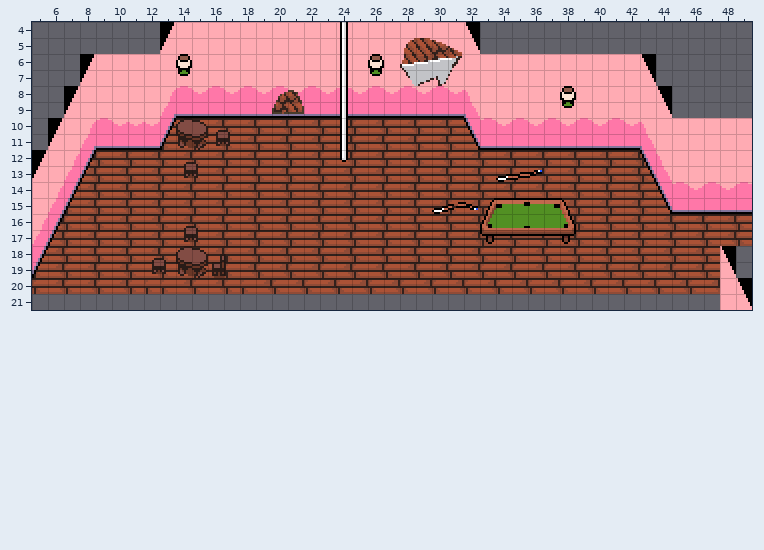
One commit to this Tiled map: assets/maps/s1s5.tmx. Above: the version before the commit.
Cells are 8x8 px. Shown: x 5..49, y 4..21. Tiles whose own drawing changed are shown in their newer look in all pictures.
The same view after the edit:
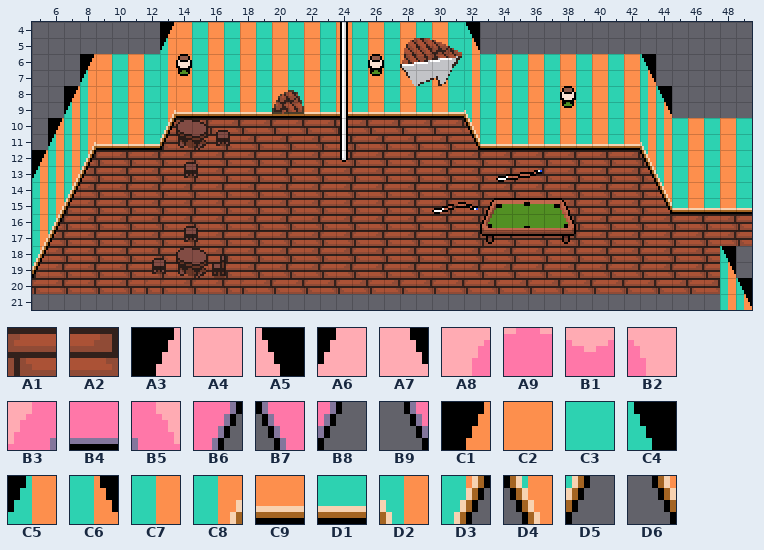
Key: from "tileset": A1 134, A2 135, A3 266, A4 267, A5 269, A6 298, A7 301, A8 394, A9 395, B1 396, B2 397, B3 426, B4 427, B5 429, B6 458, B7 461, B8 490, B9 493, C1 514, C2 515, C3 516, C4 517, C5 546, C6 549, C7 578, C8 674, C9 675, D1 676, D2 677, D3 706, D4 709, D5 738, D6 741.
__ is an empty cell, .. an unchanged one.
Difference:
--- layer "Background"
@@ x 9..49 @@
- 4 .. .. .. .. .. A4 A4 A4 A4 A4 A4 A4 A4 A4 A4 A4 A4 A4 A4 A4 A4 A4 A4 .. .. .. .. .. .. .. .. .. .. .. .. .. .. .. .. .. ..
- 5 .. .. .. .. .. A4 A4 A4 A4 A4 A4 A4 A4 A4 A4 A4 A4 A4 A4 A4 A4 A4 A4 .. .. .. .. .. .. .. .. .. .. .. .. .. .. .. .. .. ..
- 6 A4 A4 A4 A4 .. A4 A4 A4 A4 A4 A4 A4 A4 A4 A4 A4 A4 A4 A4 A4 .. .. A4 .. A4 A4 A4 A4 A4 A4 A4 A4 A4 A4 .. .. .. .. .. .. ..
- 7 A4 A4 A4 A4 .. A4 A4 A4 A4 A4 A4 A4 A4 A4 A4 A4 A4 A4 A4 A4 A4 A4 A4 .. A4 A4 A4 A4 A4 A4 A4 A4 A4 A4 .. .. .. .. .. .. ..
- 8 A4 A4 A4 A4 .. A9 B1 A9 B1 A9 B1 A9 B1 A9 B1 A9 B1 A9 B1 A9 B1 A9 B1 .. A4 A4 A4 A4 A4 A4 A4 A4 A4 A4 .. .. .. .. .. .. ..
- 9 A4 A4 A4 A4 .. B4 B4 B4 B4 B4 B4 B4 B4 B4 B4 B4 B4 B4 B4 B4 B4 B4 B4 .. A4 A4 A4 A4 A4 A4 A4 A4 A4 A4 .. .. .. .. .. .. ..
-10 A9 B1 B1 B1 .. A2 A1 A2 A1 A2 A1 A2 A1 A2 A1 A2 A1 A2 A1 A2 A1 A2 A1 .. A9 B1 A9 B1 A9 B1 A9 B1 A9 B1 .. .. A4 A4 A4 A4 A4
-11 B4 B4 B4 B4 .. .. .. .. .. .. .. .. .. .. .. .. .. .. .. .. .. .. .. .. B4 B4 B4 B4 B4 B4 B4 B4 B4 B4 .. .. A4 A4 A4 A4 A4
-12 .. .. .. .. .. .. .. .. .. .. .. .. .. .. .. .. .. .. .. .. .. .. .. .. .. .. .. .. .. .. .. .. .. .. .. .. A4 A4 A4 A4 A4
-13 .. .. .. .. .. .. .. .. .. .. .. .. .. .. .. .. .. .. .. .. .. .. .. .. .. .. .. .. .. .. .. .. .. .. .. .. A4 A4 A4 A4 A4
-14 .. .. .. .. .. .. .. .. .. .. .. .. .. .. .. .. .. .. .. .. .. .. .. .. .. .. .. .. .. .. .. .. .. .. .. .. A9 B1 A9 B1 A9
-15 .. .. .. .. .. .. .. .. .. .. .. .. .. .. .. .. .. .. .. .. .. .. .. .. .. .. .. .. .. .. .. .. .. .. .. .. B4 B4 B4 B4 B4
+ 4 .. .. .. .. .. C2 C3 C2 C3 C2 C3 C2 C3 C2 C3 C2 C3 C2 C3 C2 C3 C2 C3 .. .. .. .. .. .. .. .. .. .. .. .. .. .. .. .. .. ..
+ 5 .. .. .. .. .. C2 C3 C2 C3 C2 C3 C2 C3 C2 C3 C2 C3 C2 C3 C2 C3 C2 C3 .. .. .. .. .. .. .. .. .. .. .. .. .. .. .. .. .. ..
+ 6 C2 C3 C2 C3 .. C2 C3 C2 C3 C2 C3 C2 C3 C2 C3 C2 C3 C2 C3 C2 .. .. C3 .. C3 C2 C3 C2 C3 C2 C3 C2 C3 C2 .. .. .. .. .. .. ..
+ 7 C2 C3 C2 C3 .. C2 C3 C2 C3 C2 C3 C2 C3 C2 C3 C2 C3 C2 C3 C2 C3 C2 C3 .. C3 C2 C3 C2 C3 C2 C3 C2 C3 C2 .. .. .. .. .. .. ..
+ 8 C2 C3 C2 C3 .. C2 C3 C2 C3 C2 C3 C2 C3 C2 C3 C2 C3 C2 C3 C2 C3 C2 C3 .. C3 C2 C3 C2 C3 C2 C3 C2 C3 C2 .. .. .. .. .. .. ..
+ 9 C2 C3 C2 C3 .. C9 D1 C9 D1 C9 D1 C9 D1 C9 D1 C9 D1 C9 D1 C9 D1 C9 D1 .. C3 C2 C3 C2 C3 C2 C3 C2 C3 C2 .. .. .. .. .. .. ..
+10 C2 C3 C2 C3 .. A1 A2 A1 A2 A1 A2 A1 A2 A1 A2 A1 A2 A1 A2 A1 A2 A1 A2 .. C3 C2 C3 C2 C3 C2 C3 C2 C3 C2 .. .. C3 C2 C3 C2 C3
+11 C9 D1 C9 D1 .. .. .. .. .. .. .. .. .. .. .. .. .. .. .. .. .. .. .. .. D1 C9 D1 C9 D1 C9 D1 C9 D1 C9 .. .. C3 C2 C3 C2 C3
+12 .. .. .. .. .. .. .. .. .. .. .. .. .. .. .. .. .. .. .. .. .. .. .. .. .. .. .. .. .. .. .. .. .. .. .. .. C3 C2 C3 C2 C3
+13 .. .. .. .. .. .. .. .. .. .. .. .. .. .. .. .. .. .. .. .. .. .. .. .. .. .. .. .. .. .. .. .. .. .. .. .. C3 C2 C3 C2 C3
+14 .. .. .. .. .. .. .. .. .. .. .. .. .. .. .. .. .. .. .. .. .. .. .. .. .. .. .. .. .. .. .. .. .. .. .. .. C3 C2 C3 C2 C3
+15 .. .. .. .. .. .. .. .. .. .. .. .. .. .. .. .. .. .. .. .. .. .. .. .. .. .. .. .. .. .. .. .. .. .. .. .. D1 C9 D1 C9 D1
--- layer "Tilemap"
@@ x 5..49 @@
- 4 .. .. .. .. .. .. .. .. A3 .. .. .. .. .. .. .. .. .. .. .. .. .. .. .. .. .. .. A5 .. .. .. .. .. .. .. .. .. .. .. .. .. .. .. .. ..
- 5 .. .. .. .. .. .. .. .. A6 .. .. .. .. .. .. .. .. .. .. .. .. .. .. .. .. .. .. A7 .. .. .. .. .. .. .. .. .. .. .. .. .. .. .. .. ..
- 6 .. .. .. A3 .. .. .. .. A4 .. .. .. .. .. .. .. .. .. .. .. .. .. .. .. .. .. .. A4 .. .. .. .. .. .. .. .. .. .. A5 .. .. .. .. .. ..
- 7 .. .. .. A6 .. .. .. .. A4 .. .. .. .. .. .. .. .. .. .. .. .. .. .. .. .. .. .. A4 .. .. .. .. .. .. .. .. .. .. A7 .. .. .. .. .. ..
- 8 .. .. A3 A4 .. .. .. .. A8 .. .. .. .. .. .. .. .. .. .. .. .. .. .. .. .. .. .. B2 .. .. .. .. .. .. .. .. .. .. A4 A5 .. .. .. .. ..
- 9 .. .. A6 A4 .. .. .. .. B3 .. .. .. .. .. .. .. .. .. .. .. .. .. .. .. .. .. .. B5 .. .. .. .. .. .. .. .. .. .. A4 A7 .. .. .. .. ..
-10 .. A3 A4 A8 .. .. .. .. B6 .. .. .. .. .. .. .. .. .. .. .. .. .. .. .. .. .. .. B7 .. .. .. .. .. .. .. .. .. .. B2 A4 .. .. .. .. ..
-11 .. A6 A4 B3 .. .. .. .. B8 .. .. .. .. .. .. .. .. .. .. .. .. .. .. .. .. .. .. B9 .. .. .. .. .. .. .. .. .. .. B5 A4 .. .. .. .. ..
-12 A3 A4 A8 B6 .. .. .. .. .. .. .. .. .. .. .. .. .. .. .. .. .. .. .. .. .. .. .. .. .. .. .. .. .. .. .. .. .. .. B7 B2 .. .. .. .. ..
-13 A6 A4 B3 B8 .. .. .. .. .. .. .. .. .. .. .. .. .. .. .. .. .. .. .. .. .. .. .. .. .. .. .. .. .. .. .. .. .. .. B9 B5 .. .. .. .. ..
-14 A4 A8 B6 .. .. .. .. .. .. .. .. .. .. .. .. .. .. .. .. .. .. .. .. .. .. .. .. .. .. .. .. .. .. .. .. .. .. .. .. B7 .. .. .. .. ..
-15 A4 B3 B8 .. .. .. .. .. .. .. .. .. .. .. .. .. .. .. .. .. .. .. .. .. .. .. .. .. .. .. .. .. .. .. .. .. .. .. .. B9 .. .. .. .. ..
-16 A8 B6 .. .. .. .. .. .. .. .. .. .. .. .. .. .. .. .. .. .. .. .. .. .. .. .. .. .. .. .. .. .. .. .. .. .. .. .. .. .. .. .. .. .. ..
-17 B3 B8 .. .. .. .. .. .. .. .. .. .. .. .. .. .. .. .. .. .. .. .. .. .. .. .. .. .. .. .. .. .. .. .. .. .. .. .. .. .. .. .. .. .. ..
-18 B6 .. .. .. .. .. .. .. .. .. .. .. .. .. .. .. .. .. .. .. .. .. .. .. .. .. .. .. .. .. .. .. .. .. .. .. .. .. .. .. .. .. .. A5 ..
-19 B8 .. .. .. .. .. .. .. .. .. .. .. .. .. .. .. .. .. .. .. .. .. .. .. .. .. .. .. .. .. .. .. .. .. .. .. .. .. .. .. .. .. .. A7 ..
-20 .. .. .. .. .. .. .. .. .. .. .. .. .. .. .. .. .. .. .. .. .. .. .. .. .. .. .. .. .. .. .. .. .. .. .. .. .. .. .. .. .. .. .. A4 A5
-21 .. .. .. .. .. .. .. .. .. .. .. .. .. .. .. .. .. .. .. .. .. .. .. .. .. .. .. .. .. .. .. .. .. .. .. .. .. .. .. .. .. .. .. A4 A7
+ 4 .. .. .. .. .. .. .. .. C1 .. .. .. .. .. .. .. .. .. .. .. .. .. .. .. .. .. .. C4 .. .. .. .. .. .. .. .. .. .. .. .. .. .. .. .. ..
+ 5 .. .. .. .. .. .. .. .. C5 .. .. .. .. .. .. .. .. .. .. .. .. .. .. .. .. .. .. C6 .. .. .. .. .. .. .. .. .. .. .. .. .. .. .. .. ..
+ 6 .. .. .. C1 .. .. .. .. C7 .. .. .. .. .. .. .. .. .. .. .. .. .. .. .. .. .. .. C7 .. .. .. .. .. .. .. .. .. .. C4 .. .. .. .. .. ..
+ 7 .. .. .. C5 .. .. .. .. C7 .. .. .. .. .. .. .. .. .. .. .. .. .. .. .. .. .. .. C7 .. .. .. .. .. .. .. .. .. .. C6 .. .. .. .. .. ..
+ 8 .. .. C1 C7 .. .. .. .. C7 .. .. .. .. .. .. .. .. .. .. .. .. .. .. .. .. .. .. C7 .. .. .. .. .. .. .. .. .. .. C7 C4 .. .. .. .. ..
+ 9 .. .. C5 C7 .. .. .. .. C8 .. .. .. .. .. .. .. .. .. .. .. .. .. .. .. .. .. .. D2 .. .. .. .. .. .. .. .. .. .. C7 C6 .. .. .. .. ..
+10 .. C1 C7 C7 .. .. .. .. D3 .. .. .. .. .. .. .. .. .. .. .. .. .. .. .. .. .. .. D4 .. .. .. .. .. .. .. .. .. .. C7 C7 .. .. .. .. ..
+11 .. C5 C7 C8 .. .. .. .. D5 .. .. .. .. .. .. .. .. .. .. .. .. .. .. .. .. .. .. D6 .. .. .. .. .. .. .. .. .. .. D2 C7 .. .. .. .. ..
+12 C1 C7 C7 D3 .. .. .. .. .. .. .. .. .. .. .. .. .. .. .. .. .. .. .. .. .. .. .. .. .. .. .. .. .. .. .. .. .. .. D4 C7 .. .. .. .. ..
+13 C5 C7 C8 D5 .. .. .. .. .. .. .. .. .. .. .. .. .. .. .. .. .. .. .. .. .. .. .. .. .. .. .. .. .. .. .. .. .. .. D6 D2 .. .. .. .. ..
+14 C7 C7 D3 .. .. .. .. .. .. .. .. .. .. .. .. .. .. .. .. .. .. .. .. .. .. .. .. .. .. .. .. .. .. .. .. .. .. .. .. D4 .. .. .. .. ..
+15 C7 C8 D5 .. .. .. .. .. .. .. .. .. .. .. .. .. .. .. .. .. .. .. .. .. .. .. .. .. .. .. .. .. .. .. .. .. .. .. .. D6 .. .. .. .. ..
+16 C7 D3 .. .. .. .. .. .. .. .. .. .. .. .. .. .. .. .. .. .. .. .. .. .. .. .. .. .. .. .. .. .. .. .. .. .. .. .. .. .. .. .. .. .. ..
+17 C8 D5 .. .. .. .. .. .. .. .. .. .. .. .. .. .. .. .. .. .. .. .. .. .. .. .. .. .. .. .. .. .. .. .. .. .. .. .. .. .. .. .. .. .. ..
+18 D3 .. .. .. .. .. .. .. .. .. .. .. .. .. .. .. .. .. .. .. .. .. .. .. .. .. .. .. .. .. .. .. .. .. .. .. .. .. .. .. .. .. .. C4 ..
+19 D5 .. .. .. .. .. .. .. .. .. .. .. .. .. .. .. .. .. .. .. .. .. .. .. .. .. .. .. .. .. .. .. .. .. .. .. .. .. .. .. .. .. .. C6 ..
+20 .. .. .. .. .. .. .. .. .. .. .. .. .. .. .. .. .. .. .. .. .. .. .. .. .. .. .. .. .. .. .. .. .. .. .. .. .. .. .. .. .. .. .. C7 C4
+21 .. .. .. .. .. .. .. .. .. .. .. .. .. .. .. .. .. .. .. .. .. .. .. .. .. .. .. .. .. .. .. .. .. .. .. .. .. .. .. .. .. .. .. C7 C6
Where, in picture pixels (left, top, right, bottom), the same in both pictures:
changed: (32, 22, 752, 310)
